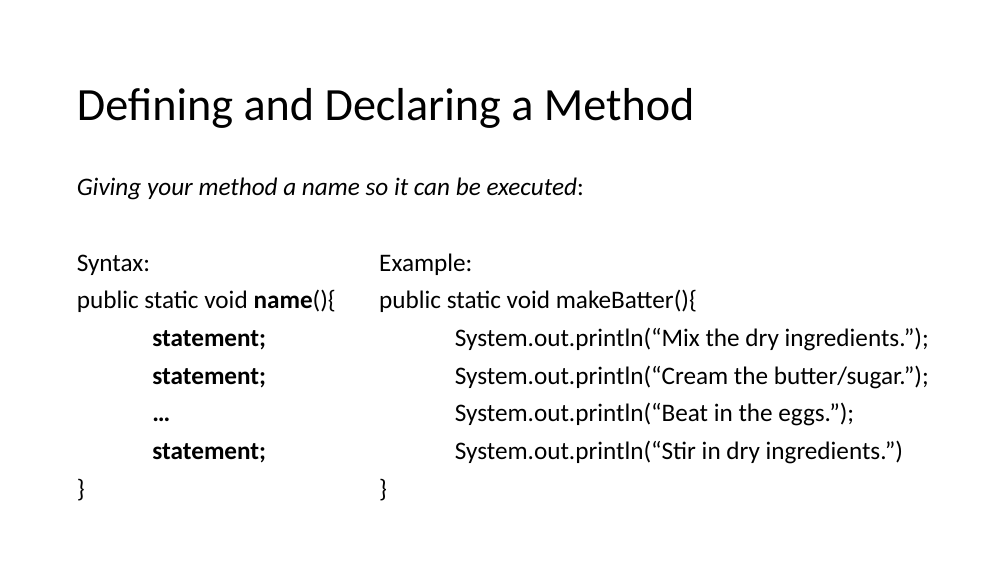
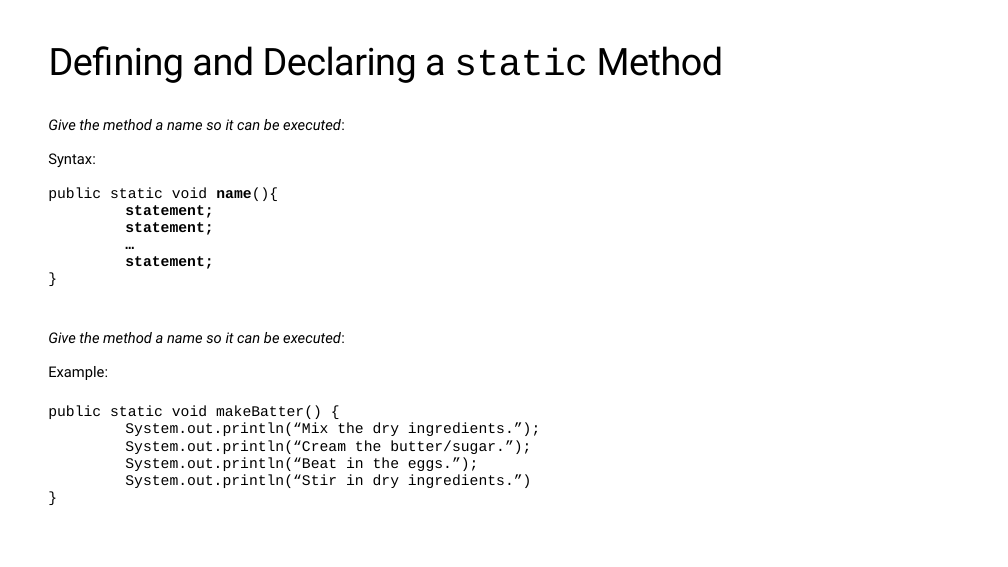
Before and after one commit to TEALSK12/apcsa-public, a slide deck: slide 61 of curriculum/Unit1/Unit1.pptx (slide 50 before the commit). Drawn at 1008x567 pixels with LibreOffice and Linux fonts; fonts in the diff are those of the drawing; background and template pictures are left out. Boxes give left, top, right and bottom in pixels: in the first picture for what was removed or moved away, otherwise in the second. Text is boxed around its words. In the diff, an @@ line names an element or a change of style, - is before the commit and + after.

```diff
--- a/curriculum/Unit1/Unit1.pptx
+++ b/curriculum/Unit1/Unit1.pptx
@@ title "Defining and Declaring a static ..." at box(49, 46, 723, 83): vertical alignment middle to top @@
@@ title at box(49, 46, 723, 83): text changed; size 44 to 36 pt; font Calibri to Roboto @@
-Defining and Declaring a Method
+Defining and Declaring a static Method
@@ text at box(48, 119, 345, 269): text changed; size 24 to 14 pt; font Calibri to Courier New @@
-Giving your method a name so it can be executed:
-Syntax: Example:
-public static void name(){ public static void makeBatter(){
-statement; System.out.println(“Mix the dry ingredients.”);
-statement; System.out.println(“Cream the butter/sugar.”);
-… System.out.println(“Beat in the eggs.”);
-statement; System.out.println(“Stir in dry ingredients.”)
-} }
+Give the method a name so it can be executed:
+Syntax:
+public static void name(){
+statement;
+statement;
+…
+statement;
+}
@@ text added at box(48, 332, 540, 488), 14 pt, text #000000 @@
+Give the method a name so it can be executed:
+Example:
+public static void makeBatter() {
+System.out.println(“Mix the dry ingredients.”);
+System.out.println(“Cream the butter/sugar.”);
+System.out.println(“Beat in the eggs.”);
+System.out.println(“Stir in dry ingredients.”)
+}
```
Also in this commit, not shown: 64 other slides changed, 24 slides added, 13 slides removed.
